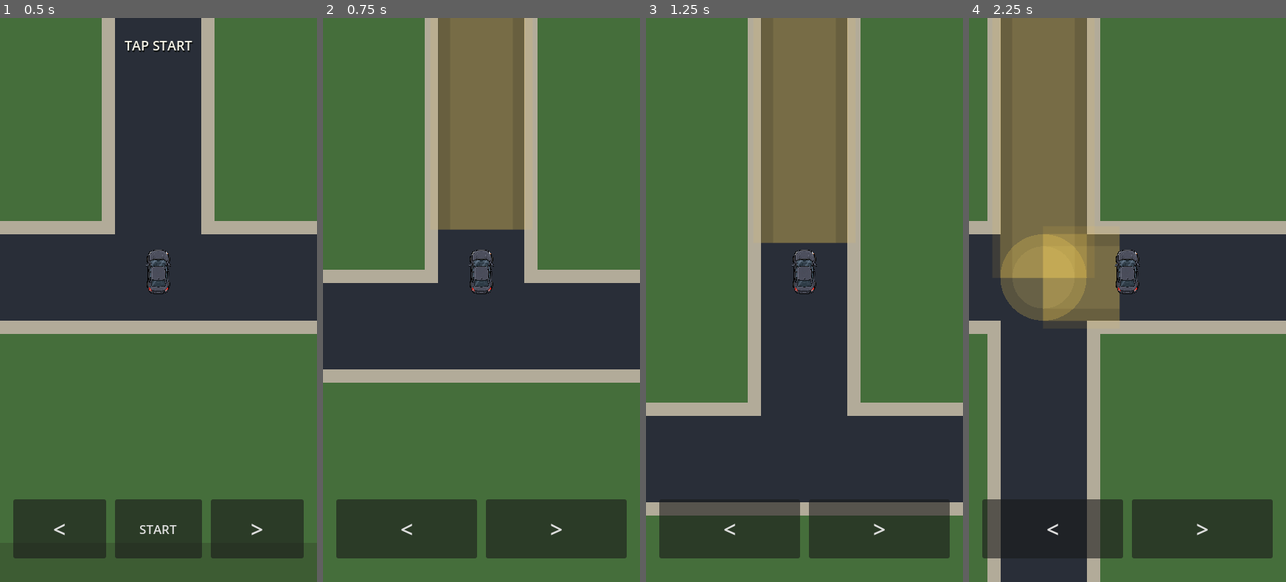
Above: before the commit, frames 1-4 (left to right).
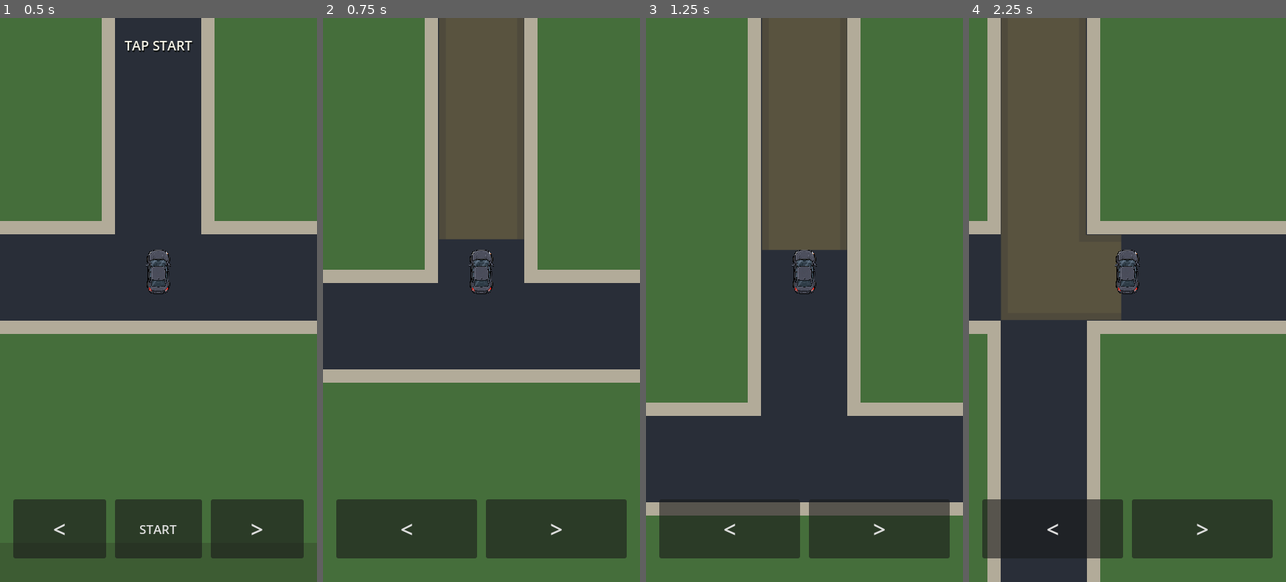
Above: after the commit, the same moments.

Repository: patrickcallahancomedy/comedian
Game: Godot game, scene res://scenes/drive/drive_module.tscn
The game is run twice, just before and just after one commit, with the same random seed, the same clock (stepped at 60 frames per second) and the same inputs.
Inputs (mouse positions are in pixels of both pictures, inside the frame that each line leads up to):
- Up to frame 1 (0.5 s): no input
- Up to frame 2 (0.75 s): click "START" at 0.5 s
- Up to frame 3 (1.25 s): no input
- Up to frame 4 (2.25 s): tap Enter (ui_accept) at 1.25, 1.52 s; move the mouse to (1197, 271) at 1.27 s; hold Right 1.28-2 s; tap Space at 1.35 s; click (1197, 271) at 1.42 s; drag from (1064, 328) to (1111, 412) at 2.02 s

Frame 1 is identical in both runs. In frame 2, 9.4% of the frame differs, in the area x 36-64%, y 0-40%; in frame 3, 9.8%; in frame 4, 14%, in the area x 9-48%, y 0-54%.

Commit message:
Rebuild navigation as short road illumination

Diff:
--- a/godot/scripts/drive/drive_navigation.gd
+++ b/godot/scripts/drive/drive_navigation.gd
@@ -6,13 +6,12 @@
 
 const MAP = preload("res://scripts/drive/drive_grid_map.gd")
 
-const ROUTE_GLOW_COLOR := Color(1.0, 0.78, 0.24, 0.10)
-const ROUTE_LIGHT_COLOR := Color(1.0, 0.84, 0.34, 0.22)
-const ROUTE_CORE_COLOR := Color(1.0, 0.90, 0.52, 0.10)
-const ROUTE_GLOW_WIDTH_RATIO := 1.18
-const ROUTE_LIGHT_WIDTH_RATIO := 1.00
-const ROUTE_CORE_WIDTH_RATIO := 0.72
-const ROUTE_START_AHEAD_RATIO := 0.10
+const ROUTE_TINT_COLOR := Color(1.0, 0.80, 0.30, 0.18)
+const ROUTE_SOFT_COLOR := Color(1.0, 0.88, 0.50, 0.055)
+const ROUTE_TINT_WIDTH_RATIO := 0.98
+const ROUTE_SOFT_WIDTH_RATIO := 0.82
+const ROUTE_START_AHEAD_RATIO := 0.08
+const ROUTE_LOOKAHEAD_CELLS := 1.35
 
 @onready var drive = $"../CityMap"
 @onready var status_label: Label = $"../StatusLabel"
@@ -68,6 +67,7 @@
 		return
 
 	var world_points := _route_world_points(route)
+	world_points = _limited_route_world_points(world_points)
 	if world_points.size() < 2:
 		return
 
@@ -77,30 +77,25 @@
 		else drive.CITY_ROAD_WIDTH
 	)
 	var zoom: float = drive._current_world_zoom()
-	var glow_width: float = road_world_width * zoom * ROUTE_GLOW_WIDTH_RATIO
-	var light_width: float = road_world_width * zoom * ROUTE_LIGHT_WIDTH_RATIO
-	var core_width: float = road_world_width * zoom * ROUTE_CORE_WIDTH_RATIO
-
-	for index in range(world_points.size() - 1):
-		var from_world: Vector2 = world_points[index]
-		var to_world: Vector2 = world_points[index + 1]
-
-		if index > 0 and not _world_segment_is_local(from_world, to_world):
-			continue
-
-		var from_screen: Vector2 = drive._world_to_screen(from_world)
-		var to_screen: Vector2 = drive._world_to_screen(to_world)
-
-		if index == 0:
-			from_screen = from_screen.lerp(to_screen, ROUTE_START_AHEAD_RATIO)
-
-		_draw_illuminated_segment(
-			from_screen,
-			to_screen,
-			glow_width,
-			light_width,
-			core_width
-		)
+	var tint_width: float = road_world_width * zoom * ROUTE_TINT_WIDTH_RATIO
+	var soft_width: float = road_world_width * zoom * ROUTE_SOFT_WIDTH_RATIO
+	var screen_points := PackedVector2Array()
+
+	for world_point in world_points:
+		screen_points.append(drive._world_to_screen(world_point))
+
+	# Start just in front of the car so the road reads as lit ahead of Darren,
+	# not as a marker painted underneath the car.
+	screen_points[0] = screen_points[0].lerp(
+		screen_points[1],
+		ROUTE_START_AHEAD_RATIO
+	)
+
+	# Draw the route as one continuous road-width wash. This avoids the round
+	# endpoint blobs and overlapping per-segment rectangles that made turns look
+	# like blocks or caused the old line to appear to split across the map.
+	draw_polyline(screen_points, ROUTE_TINT_COLOR, tint_width, true)
+	draw_polyline(screen_points, ROUTE_SOFT_COLOR, soft_width, true)
 
 
 func _route_world_points(route: Array[Vector3i]) -> PackedVector2Array:
@@ -120,6 +115,46 @@
 	return points
 
 
+func _limited_route_world_points(
+	world_points: PackedVector2Array
+) -> PackedVector2Array:
+	if world_points.size() < 2:
+		return world_points
+
+	var cell_size: float = (
+		float(MAP.NEIGHBORHOOD_CELL)
+		if drive.road_kind == "neighborhood"
+		else float(MAP.CITY_CELL)
+	)
+	var remaining := cell_size * ROUTE_LOOKAHEAD_CELLS
+	var limited := PackedVector2Array([world_points[0]])
+
+	for index in range(world_points.size() - 1):
+		var from_world := world_points[index]
+		var to_world := world_points[index + 1]
+		var segment := to_world - from_world
+		var segment_length := segment.length()
+
+		if segment_length <= 0.001:
+			continue
+
+		# Never bridge a non-local jump. Route tint may only follow an actual
+		# adjacent road segment.
+		if not _world_segment_is_local(from_world, to_world):
+			break
+
+		if segment_length <= remaining + 0.001:
+			limited.append(to_world)
+			remaining -= segment_length
+			if remaining <= 0.001:
+				break
+		else:
+			limited.append(from_world + segment.normalized() * remaining)
+			break
+
+	return limited
+
+
 func _world_segment_is_local(from_world: Vector2, to_world: Vector2) -> bool:
 	var expected_length: float = (
 		float(MAP.NEIGHBORHOOD_CELL)
@@ -132,22 +167,6 @@
 		or is_zero_approx(delta.y)
 	)
 	return axis_aligned and delta.length() <= expected_length + 0.5
-
-
-func _draw_illuminated_segment(
-	from_screen: Vector2,
-	to_screen: Vector2,
-	glow_width: float,
-	light_width: float,
-	core_width: float
-) -> void:
-	# Layered translucent washes make the asphalt itself read as illuminated,
-	# rather than drawing a thin navigation stripe on top of it.
-	draw_line(from_screen, to_screen, ROUTE_GLOW_COLOR, glow_width, true)
-	draw_line(from_screen, to_screen, ROUTE_LIGHT_COLOR, light_width, true)
-	draw_line(from_screen, to_screen, ROUTE_CORE_COLOR, core_width, true)
-	draw_circle(to_screen, light_width * 0.5, ROUTE_LIGHT_COLOR)
-	draw_circle(to_screen, core_width * 0.5, ROUTE_CORE_COLOR)
 
 
 func _current_route_states() -> Array[Vector3i]:
